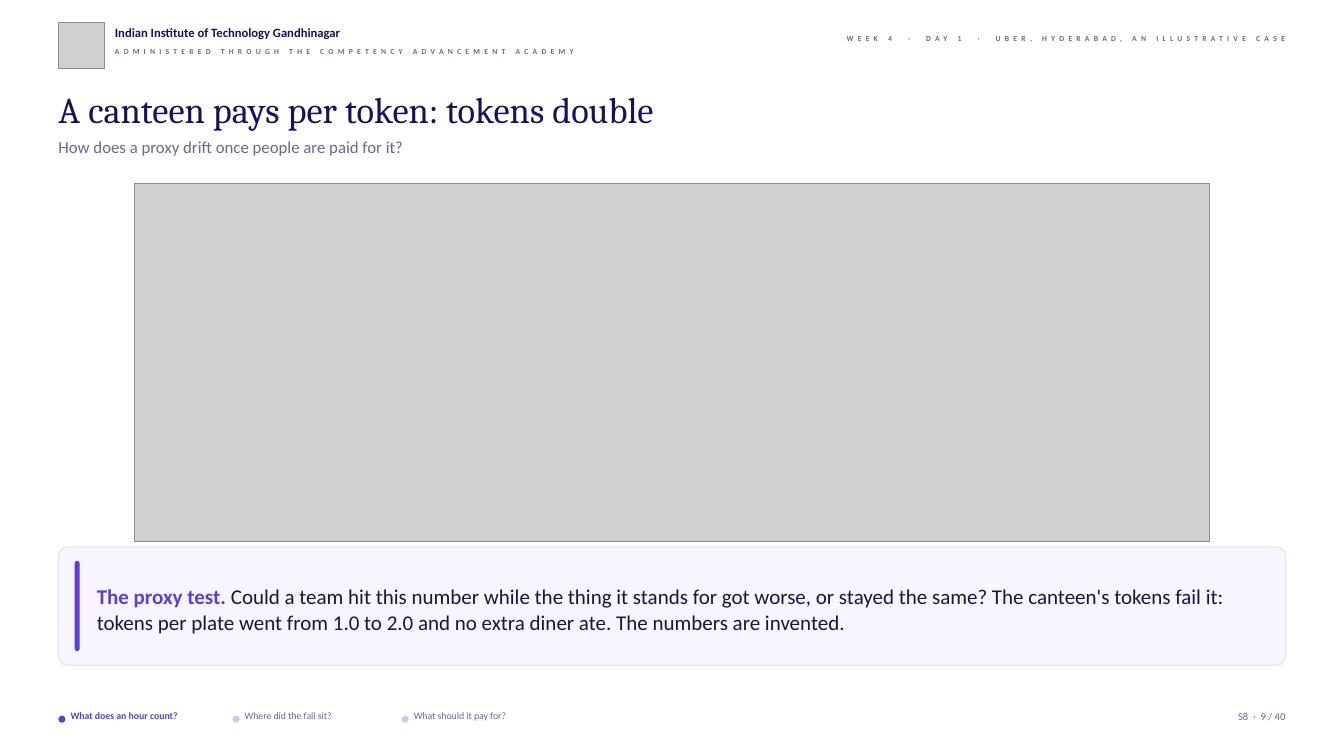
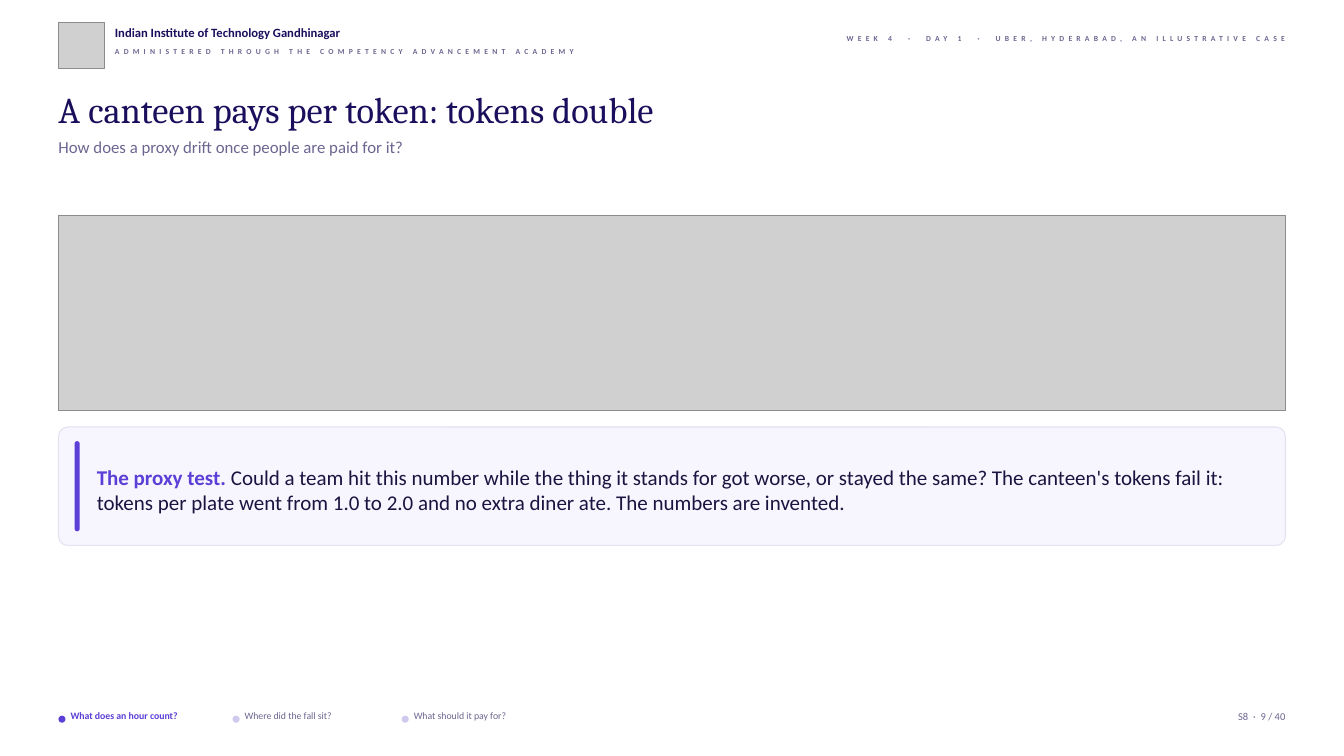
Before and after one commit to fde-academy-lab/c2-content-factory, a slide deck: slide 9 of content/W04/D1/slides/C2_W04_D01_half1_STUDENT.pptx. Drawn at 1344x756 pixels with LibreOffice and Linux fonts; fonts in the diff are those of the drawing; grey boxes stand for pictures; background and template pictures are left out. Boxes give left, top, right and bottom in pixels: in the first picture for what was removed or moved away, otherwise in the second. Text is boxed around its words. In the diff, an @@ line names an element or a change of style, - is before the commit and + after.

```diff
--- a/content/W04/D1/slides/C2_W04_D01_half1_STUDENT.pptx
+++ b/content/W04/D1/slides/C2_W04_D01_half1_STUDENT.pptx
@@ picture: place and size @@
-picture at [134, 184, 1209, 542]
+picture at [58, 216, 1286, 411]
@@ 2 rounded rectangles, 1 text: place and size @@
-2 rounded rectangles, 1 text at [58, 546, 1286, 665]
+2 rounded rectangles, 1 text at [58, 427, 1286, 546]
```
Also in this commit, not shown: 10 other slides changed, 3 other files.
